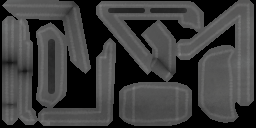
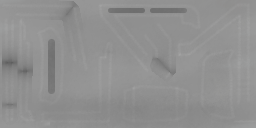
Layered file, before and after one edit (256 x 128). Changes by layer:
moved "AO" into group "Diffuse", painted on it over <box>0,0,256,128</box>
moved "Shadows" into group "Diffuse" over <box>0,0,256,128</box>
moved "Edges" into group "Diffuse" over <box>1,2,250,125</box>
moved "Background" into group "Diffuse" over <box>0,0,256,128</box>
added layer "DIFF" over <box>0,0,256,128</box>
